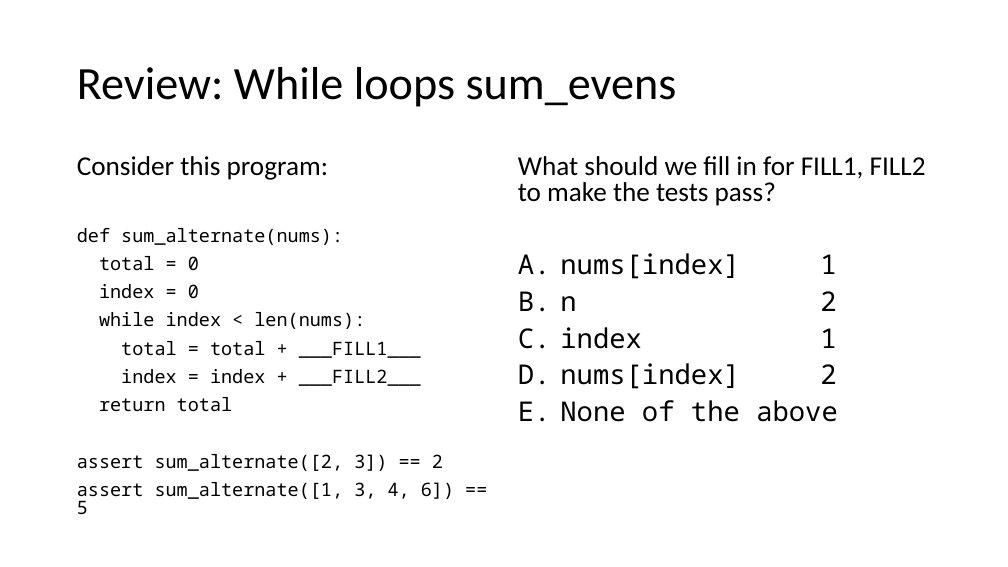
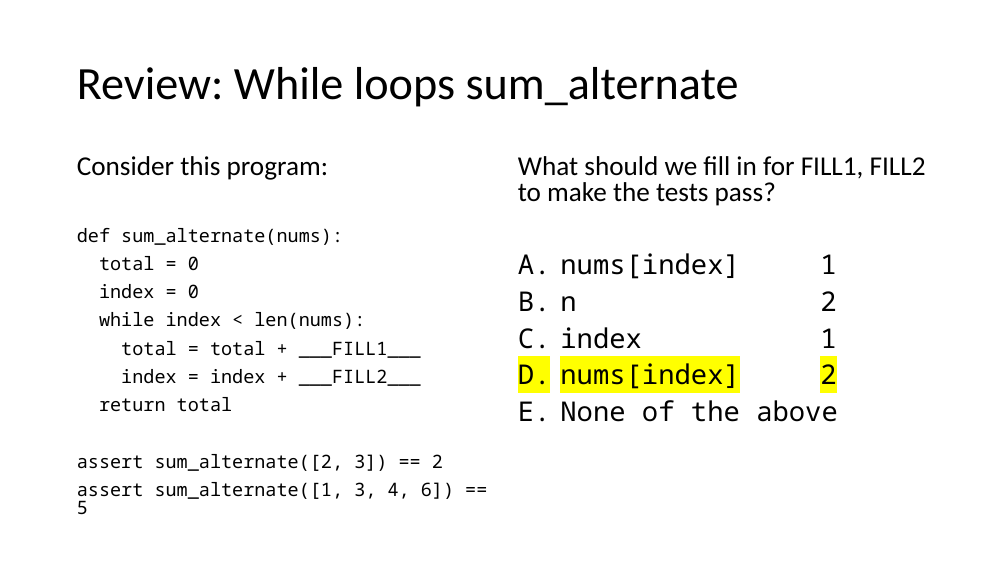
Before and after one commit to catherinefxia/ucsd-cse8a-w20.github.io, a slide deck: slide 4 of lectures/CSE8AW20-01-28-Lec7-Now-Java/CSE8AW20-01-28-Lec7-Now-Java-slides.pptx. Drawn at 1008x567 pixels with LibreOffice and Linux fonts; fonts in the diff are those of the drawing. Boxes give left, top, right and bottom in pixels: in the first picture for what was removed or moved away, otherwise in the second. Text is boxed around its words. In the diff, an @@ line names an element or a change of style, - is before the commit and + after.

```diff
--- a/lectures/CSE8AW20-01-28-Lec7-Now-Java/CSE8AW20-01-28-Lec7-Now-Java-slides.pptx
+++ b/lectures/CSE8AW20-01-28-Lec7-Now-Java/CSE8AW20-01-28-Lec7-Now-Java-slides.pptx
@@ title at [77,67,739,107]: text changed @@
-Review: While loops sum_evens
+Review: While loops sum_alternate
@@ text at [560,363,836,389]: highlight none to #FFFF00 in "nums[index] 2" @@
```
Also in this commit, not shown: 3 other slides changed, 4 other files.
